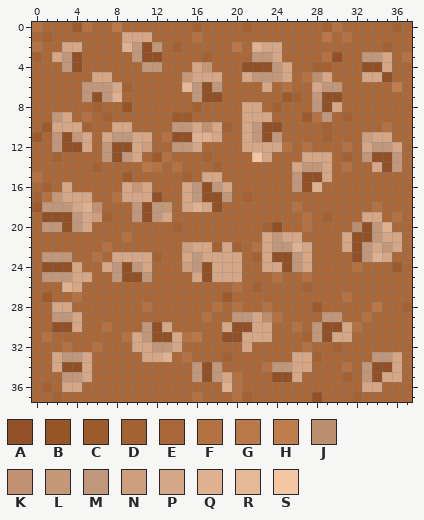
Pixel-art sprite: web/assets/img/terrain.png. The first picture shows the starting point.
The file is 38x38 pixels. Colours within 5 levels of each other are drawn and written as one.
Palette (. is transparent): A #915025  B #975526  C #9d5b2c  D #a46233  E #aa6839  F #b47243  G #ba7849  H #c07e4f  J #bb8e70  K #c19172  L #c49776  M #c1977c  N #cd9e7e  P #d5a787  Q #e0b190  R #e5b896  S #f3c6a4
And afterwards:
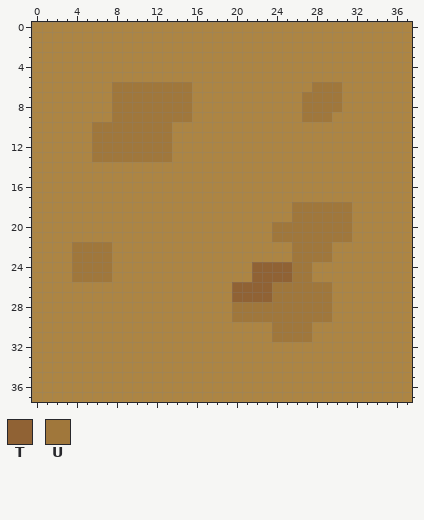
Colours new in this view: T #906234  U #a0773b
Difference:
@@ palette @@
-E #aa6839
+E #ad8543
@@ x 0..37 @@
- 0 FEEECFEEGEEEEEEEDEEEEDEEEEEEEDFEEEEEDE
- 1 EDEEEEEEEPPPEEEEFEEEEEEEEEEEEGEFEEEEEE
- 2 FEEPPEEEEQMAMEDEEEEEGEQPPEEEEEEEEEEDEE
- 3 DEPMAEEEEEMAAEEEEDEEEEMMPEEEEFAEEMMPEF
- 4 EEEMAEEEEEEMMEEEPLEEEAAAMPEEDDEEEAAPEE
- 5 EEEEEEPPEEEEEEELPPPEEPMMLPEFJPEEEPPAEE
- 6 EEEEEMMMPDEEEEERMAMEEEEPEFEEPMMEEEEEHE
- 7 EEEEEMAMQEEEEEEEMAAEEEEEECDEMAAEEEEEEE
- 8 EEEEEEDEEBEEEEEEDEEEEPPEDEEEMAPEEEEEEE
- 9 EEMPEFEDEEEEEECCEEEEEPPPEEECFMEDEEEEEE
-10 ECPPPDEEPPEEEEMMPKPDEPMAAEEEEDEEEEEFEE
-11 CEMAMPEPMMPPEFAAQQPEEPMAMEEEEDEEENPPEE
-12 EEMAAPEMAAPNEEMMPEEEEPPPPFEFEEEFEPMMPE
-13 EEDEEEEMAMPECFEEEDEEEESPEEEPPPEDEMAAME
-14 EEEEEEDEEEEGFEFEEEDEEEEEEEPMMPEFEEPAME
-15 FEEEEEEEECEEEEEDEPPEEEEEEEMAAPEEEEEEEE
-16 EDEPEEEEEPLPEEEPMAMPEEEEEEMAQEEEEEEEEE
-17 DFLPPPEEFPPPAEEPMAAMEDEEEEEEEEEEEEEEEE
-18 CMMMPQKEEEMAMLEPQPAEEEEEEEFEEEEEEEFEEE
-19 EAAAMPNDEEMAMPEEEEEEEEEEEEEFEDEEEPPEFE
-20 EMMAMPEEEEEEEEDEEEEEEEEDAEEFEEEEJAMQEE
-21 EEEEEEEEEFEEEEEEEEEEEEEPLPPEEEEPAAMPPE
-22 EEEEEEEFEEEEEEENPPDPDEFPMMQPEEEPAMPMPE
-23 EMMMEEFEPPPPDEEPMPPPPEDPAAMPEEEEAMQPEE
-24 EAAAPEEPMAMPEEENMAPPPEEPPAMPEEEEFEEECE
-25 EMMMPPEEMAAMEEEEPAPPPEEEFEEFEEEEEEEEEE
-26 EEEQPEEEEEEEEEEEEEEEFEDEEEEDEEEEEEEEEE
-27 ECEEFEEEEEEEEEEEEEECEEEEEEEEEEEFEEEEEE
-28 EEPPEEEEEEEFEEEEEEFEFEEFEEEECEEEEEGEED
-29 EEMMPEEEEEEEEEEEEFEEMMPJFEEEEMMEEFEEEE
-30 EEAAPEEFEEEMAPEEEEEPAAPPEEFEMAAPFEEEEE
-31 EFEEEEEEEFPMAAPFGEEAAPPPEEEDMAPPEEEEEE
-32 EEEFEEFEEEPPMMPEEEEEEPEEEEEFEEDEEEEEEE
-33 EEPMMPEEEEEPPQEFEEEDEEEEEEPPDEEEEEMMPE
-34 EEPAAPEEEEEEEEEEMAMEEEEFMMPPEEEFEMAAPE
-35 EEEMMPEEEEEEEEEEMAMPFEEEAAPEEEEDEMAPPE
-36 EDEPPEEEEEEEEEEEEEEQFEEEEEEEEEEEEPPEEE
-37 EEDEEEEEEEEEEEEEFEEEFDEEEEEEAEEEDEEEEE
+ 0 EEEEEEEEEEEEEEEEEEEEEEEEEEEEEEEEEEEEEE
+ 1 EEEEEEEEEEEEEEEEEEEEEEEEEEEEEEEEEEEEEE
+ 2 EEEEEEEEEEEEEEEEEEEEEEEEEEEEEEEEEEEEEE
+ 3 EEEEEEEEEEEEEEEEEEEEEEEEEEEEEEEEEEEEEE
+ 4 EEEEEEEEEEEEEEEEEEEEEEEEEEEEEEEEEEEEEE
+ 5 EEEEEEEEEEEEEEEEEEEEEEEEEEEEEEEEEEEEEE
+ 6 EEEEEEEEUUUUUUUUEEEEEEEEEEEEUUUEEEEEEE
+ 7 EEEEEEEEUUUUUUUUEEEEEEEEEEEUUUUEEEEEEE
+ 8 EEEEEEEEUUUUUUUUEEEEEEEEEEEUUUUEEEEEEE
+ 9 EEEEEEEEUUUUUUUUEEEEEEEEEEEUUUEEEEEEEE
+10 EEEEEEUUUUUUUUEEEEEEEEEEEEEEEEEEEEEEEE
+11 EEEEEEUUUUUUUUEEEEEEEEEEEEEEEEEEEEEEEE
+12 EEEEEEUUUUUUUUEEEEEEEEEEEEEEEEEEEEEEEE
+13 EEEEEEUUUUUUUUEEEEEEEEEEEEEEEEEEEEEEEE
+14 EEEEEEEEEEEEEEEEEEEEEEEEEEEEEEEEEEEEEE
+15 EEEEEEEEEEEEEEEEEEEEEEEEEEEEEEEEEEEEEE
+16 EEEEEEEEEEEEEEEEEEEEEEEEEEEEEEEEEEEEEE
+17 EEEEEEEEEEEEEEEEEEEEEEEEEEEEEEEEEEEEEE
+18 EEEEEEEEEEEEEEEEEEEEEEEEEEUUUUUUEEEEEE
+19 EEEEEEEEEEEEEEEEEEEEEEEEEEUUUUUUEEEEEE
+20 EEEEEEEEEEEEEEEEEEEEEEEEUUUUUUUUEEEEEE
+21 EEEEEEEEEEEEEEEEEEEEEEEEUUUUUUUUEEEEEE
+22 EEEEUUUUEEEEEEEEEEEEEEEEEEUUUUEEEEEEEE
+23 EEEEUUUUEEEEEEEEEEEEEEEEEEUUUUEEEEEEEE
+24 EEEEUUUUEEEEEEEEEEEEEETTTTUUEEEEEEEEEE
+25 EEEEUUUUEEEEEEEEEEEEEETTTTUUEEEEEEEEEE
+26 EEEEEEEEEEEEEEEEEEEETTTTUUUUUUEEEEEEEE
+27 EEEEEEEEEEEEEEEEEEEETTTTUUUUUUEEEEEEEE
+28 EEEEEEEEEEEEEEEEEEEEUUUUUUUUUUEEEEEEEE
+29 EEEEEEEEEEEEEEEEEEEEUUUUUUUUUUEEEEEEEE
+30 EEEEEEEEEEEEEEEEEEEEEEEEUUUUEEEEEEEEEE
+31 EEEEEEEEEEEEEEEEEEEEEEEEUUUUEEEEEEEEEE
+32 EEEEEEEEEEEEEEEEEEEEEEEEEEEEEEEEEEEEEE
+33 EEEEEEEEEEEEEEEEEEEEEEEEEEEEEEEEEEEEEE
+34 EEEEEEEEEEEEEEEEEEEEEEEEEEEEEEEEEEEEEE
+35 EEEEEEEEEEEEEEEEEEEEEEEEEEEEEEEEEEEEEE
+36 EEEEEEEEEEEEEEEEEEEEEEEEEEEEEEEEEEEEEE
+37 EEEEEEEEEEEEEEEEEEEEEEEEEEEEEEEEEEEEEE
